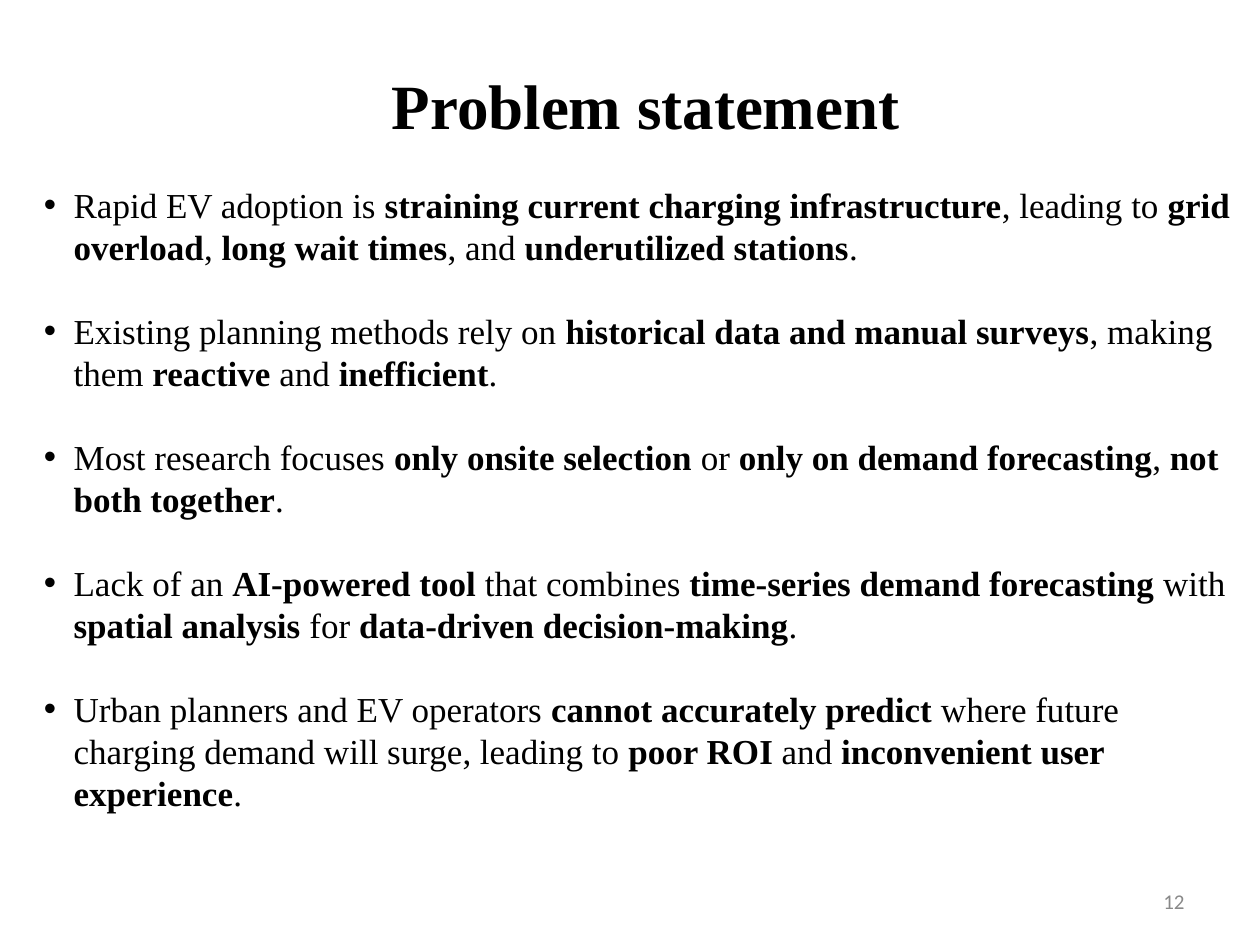
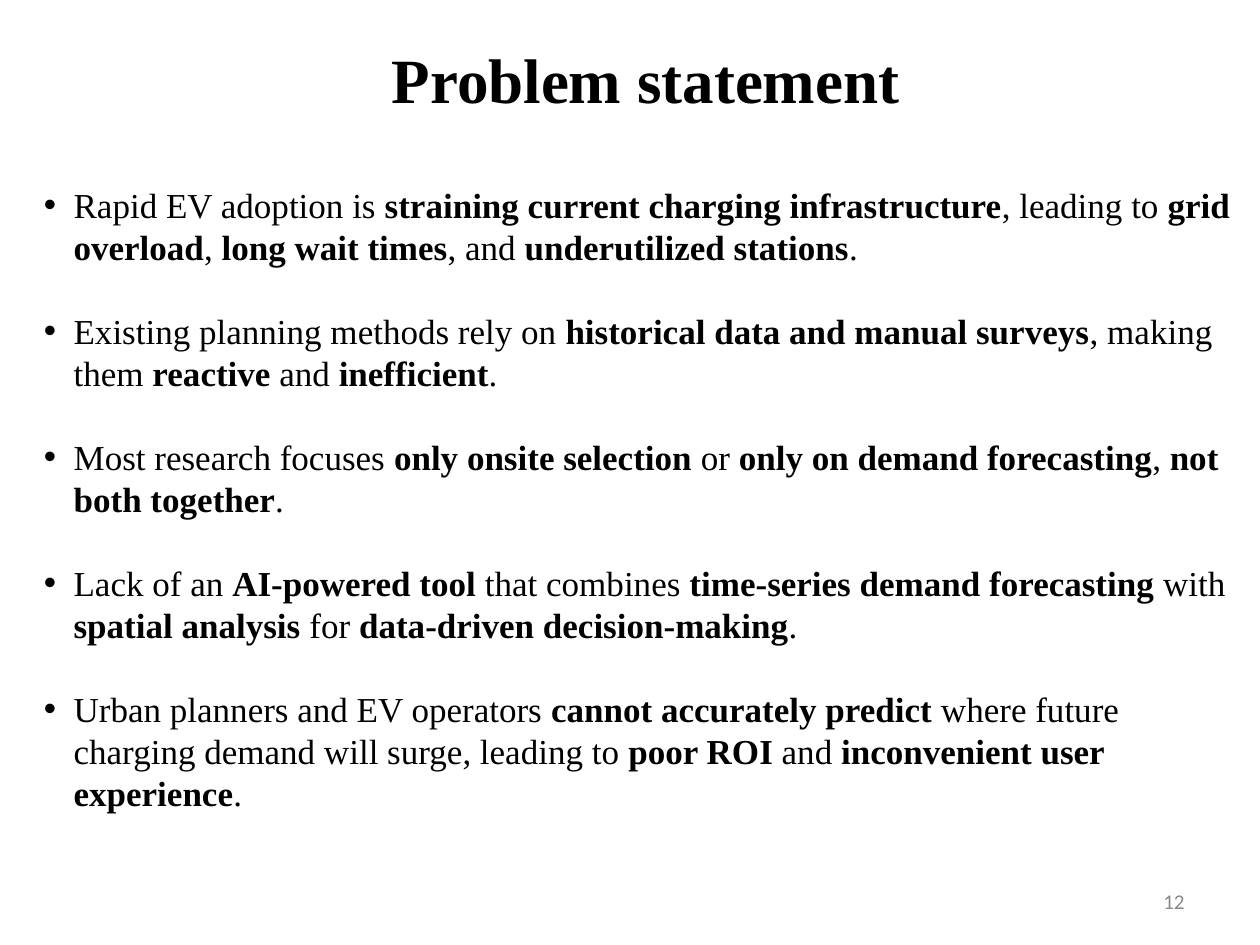
Before and after one commit to TirthDhandhukia30/EVision, a slide deck: slide 12 of Models/Topic 1- EVision.ppt. Drawn at 1260x945 pixels with LibreOffice and Linux fonts; fonts in the diff are those of the drawing. Boxes give left, top, right and bottom in pixels: in the first picture for what was removed or moved away, otherwise in the second. Text is boxed around its words. In the diff, an @@ line names an element or a change of style, - is before the commit and + after.

```diff
--- a/Models/Topic 1- EVision.ppt
+++ b/Models/Topic 1- EVision.ppt
@@ title "Problem statement": place and size @@
-title "Problem statement" at (392, 85, 899, 130)
+title "Problem statement" at (392, 59, 899, 104)
```
Also in this commit, not shown: 6 other slides changed, 6 slides added, 3 slides removed, 29 other files.
